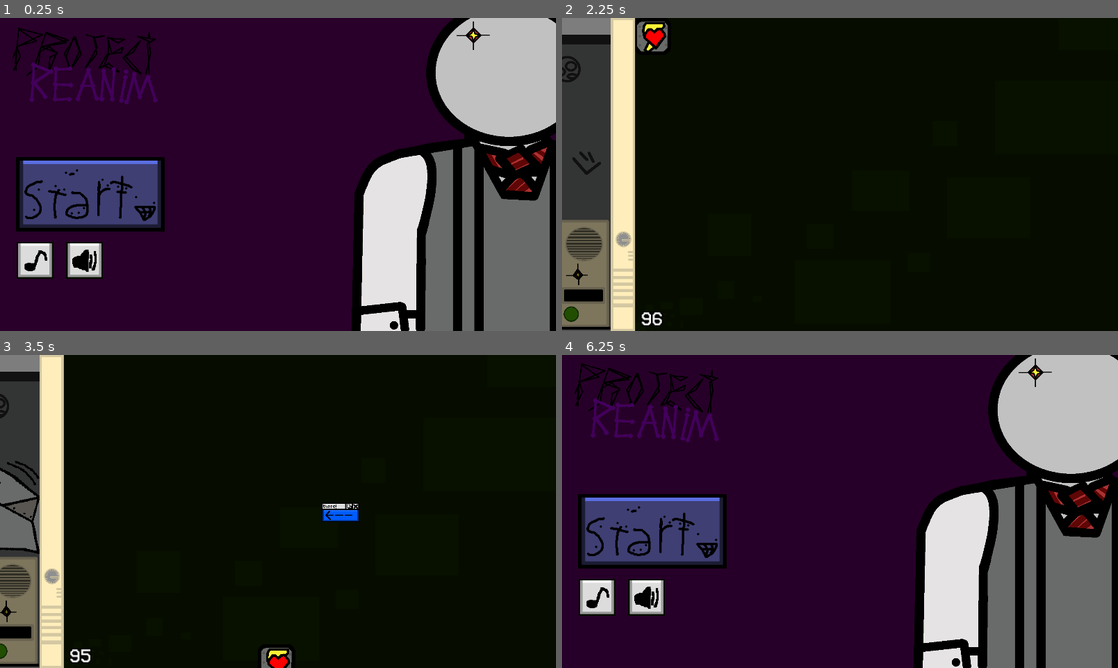
Above: before the commit, frames 1-4 (two rows, left to right).
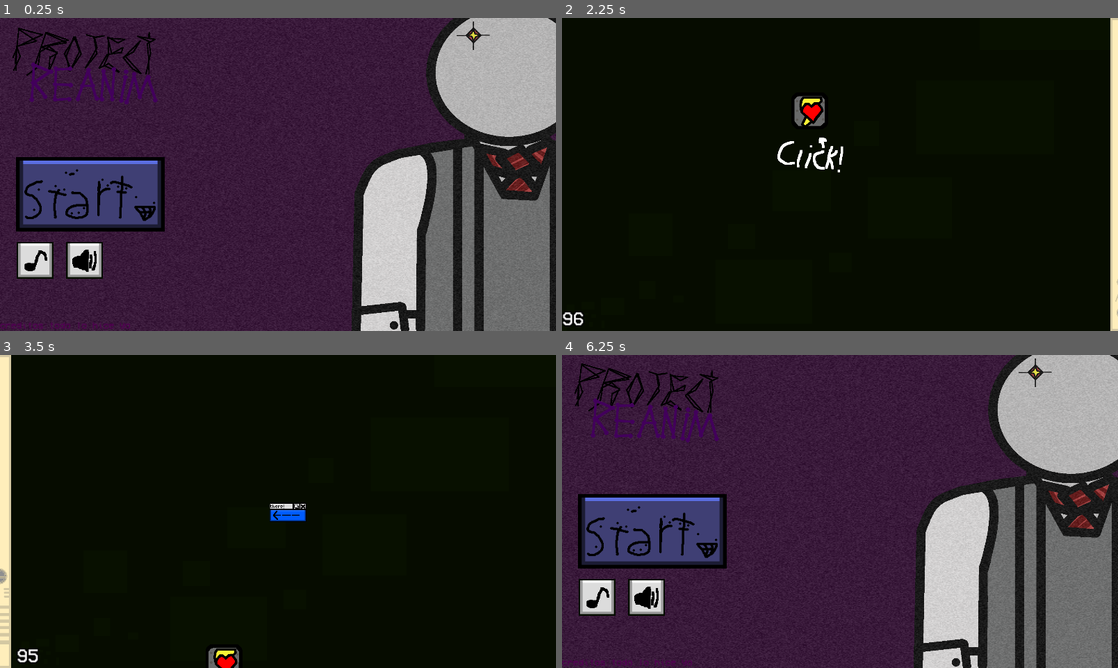
Above: after the commit, the same moments.

Repository: BrownChesee/computadorlolazo
Game: Godot game, scene res://title/title.tscn
Same seed, same stepped clock (60 frames per second), same inputs: the game is played once before the commit and once after it. Sound files missing from this copy of the repository are replaced by a short silence.
Inputs (mouse positions are in pixels of both pictures, inside the frame that each line leads up to; where the layout moved, square brackets give the same spot in the first picture):
- Up to frame 1 (0.25 s): no input
- Up to frame 2 (2.25 s): click (650, 193) at 0.5 s; click (706, 177) at 1.25 s; click (862, 111) [623, 36] at 2 s
- Up to frame 3 (3.5 s): click (250, 448) [88, 373] at 2.75 s
- Up to frame 4 (6.25 s): move the mouse to (962, 495) at 3.52 s; tap E (E) at 3.6, 6.05 s; tap W (W) at 3.8, 4.35 s; tap Enter at 4.25 s; move the mouse to (728, 527) at 4.27 s; click (728, 527) at 4.55 s; move the mouse to (895, 442) at 5.02 s; hold Space (punch) 5.03-5.78 s; click (895, 442) at 5.1 s; tap R (reset) at 5.75 s; move the mouse to (812, 574) at 5.77 s; tap Space (punch) at 5.85 s

The runs differ from the first frame. In frame 1, 38% of the frame differs, in the area x 0-100%, y 0-100%; in frame 2, 15%; in frame 3, 12%; in frame 4, 40%.

Commit message:
hotdog

Diff:
--- a/Entidades/Entidades.gd
+++ b/Entidades/Entidades.gd
@@ -21,7 +21,7 @@
 	s.connect("perdiste", Callable(self, "peldite"))
 	add_child(s)
 	$skull.start(randi_range(8,11))
-	enemigos += 1
+
 
 
 func _on_node_anuncio():
--- a/Entidades/P.C.M/P_C_M.gd
+++ b/Entidades/P.C.M/P_C_M.gd
@@ -72,13 +72,13 @@
 		$Area2D/Sprite2D.set_deferred("visible",true)
 
 
-func _on_animation_player_animation_finished(punched):
+func _on_animation_player_animation_finished(_punched):
 	$Area2D/Sprite2D/AnimationPlayer.play("wave")
 
 
-func _on_animation_player_animation_finished2(move):
+func _on_animation_player_animation_finished2(_move):
 	$Area2D/Sprite2D.set_deferred("visible",false)
 
 
-func _on_animation_player_animation_finished3(punch):
+func _on_animation_player_animation_finished3(_punch):
 	$Area2D/Sprite2D/AnimationPlayer.play("wave")
--- a/Entidades/Taunt/Taunt.gd
+++ b/Entidades/Taunt/Taunt.gd
@@ -59,3 +59,4 @@
 			$Sprite2D.frame = 4
 		if wrong or wrong2_the_secuel:
 			emit_signal("not_cool")
+			print_debug("j")
--- a/Entidades/Taunt/Taunt.tscn
+++ b/Entidades/Taunt/Taunt.tscn
@@ -26,7 +26,7 @@
 autostart = true
 
 [node name="Taunt" type="Timer" parent="."]
-wait_time = 1.5
+wait_time = 3.0
 one_shot = true
 
 [node name="Cool!" type="AudioStreamPlayer" parent="."]
--- a/Entidades/anuncio/anuncio.gd
+++ b/Entidades/anuncio/anuncio.gd
@@ -5,7 +5,7 @@
 func _ready():
 	position.x = randi_range(0,1000)
 	position.y = randi_range(0,600)
-	$Sprite2D.frame = randi_range(0,11)
+	$Sprite2D.frame = randi_range(0,12)
 
 
 func _on_pressed():
--- a/Entidades/anuncio/anuncio.tscn
+++ b/Entidades/anuncio/anuncio.tscn
@@ -1,7 +1,7 @@
 [gd_scene load_steps=7 format=3 uid="uid://dws0p4dfkgsi"]
 
 [ext_resource type="Script" path="res://Entidades/anuncio/anuncio.gd" id="1_1ofns"]
-[ext_resource type="Texture2D" uid="uid://be7lwplh26p1r" path="res://Entidades/anuncio/Sprite-anuncio-Shee2t.png" id="2_lwxn6"]
+[ext_resource type="Texture2D" uid="uid://b7uyestclmt20" path="res://Entidades/anuncio/Sprite-anuncio-Sheet3.png" id="2_dsqpx"]
 [ext_resource type="AudioStream" uid="uid://b1ys724girx0b" path="res://charger/universfield-click-button-140881.mp3" id="3_04ece"]
 
 [sub_resource type="StyleBoxEmpty" id="StyleBoxEmpty_1dnyx"]
@@ -31,10 +31,10 @@
 
 [node name="Sprite2D" type="Sprite2D" parent="."]
 position = Vector2(256, 128)
-texture = ExtResource("2_lwxn6")
+texture = ExtResource("2_dsqpx")
 hframes = 2
-vframes = 6
-frame = 11
+vframes = 7
+frame = 12
 
 [node name="AudioStreamPlayer" type="AudioStreamPlayer" parent="."]
 stream = ExtResource("3_04ece")
--- a/Entidades/malware/malware.tscn
+++ b/Entidades/malware/malware.tscn
@@ -1,8 +1,8 @@
-[gd_scene load_steps=18 format=3 uid="uid://dwyhpx0p5fpxm"]
+[gd_scene load_steps=18 format=3]
 
 [ext_resource type="Script" path="res://Entidades/malware/malware.gd" id="1_t3288"]
 [ext_resource type="Texture2D" uid="uid://oha03n5autc4" path="res://Entidades/malware/Sprite-slect-Sheet.png" id="2_qwod1"]
-[ext_resource type="FontFile" uid="uid://chmeirxsivunu" path="res://PantallaPrincipal/VCR_OSD_MONO_1.001.ttf" id="3_rrcg3"]
+[ext_resource type="FontFile" uid="uid://chmeirxsivunu" path="res://title/VCR_OSD_MONO_1.001.ttf" id="3_rrcg3"]
 
 [sub_resource type="Animation" id="Animation_ksh6t"]
 length = 0.001
--- a/Entidades/skull.png/skull.gd
+++ b/Entidades/skull.png/skull.gd
@@ -11,9 +11,8 @@
 			$punch.play()
 		position.y += 100
 	if virus > 3:
+		virus = 0
 		emit_signal("perdiste")
-
-
 func _on_visible_on_screen_notifier_2d_screen_exited():
 	virus = 0
 	queue_free()
--- a/Entidades/wiresea/wiresea.gd
+++ b/Entidades/wiresea/wiresea.gd
@@ -13,6 +13,8 @@
 	wires -= 250 * delta
 	var fix = Input.is_action_pressed("punch")
 	if fix:
-		wires += 7
+		wires += 360 * delta
 	if wires < 1 or wires > 1075:
 		emit_signal("ABANDONED")
+		wires = 500
+		print_debug("j")
--- a/PantallaPrincipal/main.gd
+++ b/PantallaPrincipal/main.gd
@@ -15,7 +15,7 @@
 		emit_signal("perdiste")
 
 
-func _process(delta):
+func _process(_delta):
 	if Loads.sfx == false:
 		if supervivencia < 30 and $Heartbeat.playing == false:
 			$Heartbeat.play()
--- a/PantallaPrincipal/pantalla_pricipal.tscn
+++ b/PantallaPrincipal/pantalla_pricipal.tscn
@@ -1,8 +1,8 @@
-[gd_scene load_steps=6 format=3 uid="uid://cpgdhgy2g2at7"]
+[gd_scene load_steps=6 format=3 uid="uid://kn50d1rhuccj"]
 
 [ext_resource type="Script" path="res://PantallaPrincipal/main.gd" id="1_cabl2"]
-[ext_resource type="PackedScene" uid="uid://b7joycgm6lby7" path="res://charger/charger.tscn" id="1_cnn81"]
-[ext_resource type="FontFile" uid="uid://chmeirxsivunu" path="res://PantallaPrincipal/VCR_OSD_MONO_1.001.ttf" id="3_ndh1i"]
+[ext_resource type="PackedScene" uid="uid://es0eyjfo12il" path="res://charger/charger.tscn" id="1_cnn81"]
+[ext_resource type="FontFile" uid="uid://chmeirxsivunu" path="res://title/VCR_OSD_MONO_1.001.ttf" id="3_ndh1i"]
 [ext_resource type="AudioStream" uid="uid://4xscp32vm2uv" path="res://PantallaPrincipal/tbsfx-heartbeat-415837 (1).mp3" id="4_tiqp7"]
 
 [sub_resource type="LabelSettings" id="LabelSettings_fh2dx"]
@@ -30,7 +30,7 @@
 
 [node name="Heartbeat" type="AudioStreamPlayer" parent="."]
 stream = ExtResource("4_tiqp7")
-volume_db = -6.0
+volume_db = 3.0
 
 [connection signal="presionado" from="Button" to="." method="_on_button_presionado"]
 [connection signal="timeout" from="Timer" to="." method="_on_timer_timeout"]
--- a/charger/charger.gd
+++ b/charger/charger.gd
@@ -8,3 +8,9 @@
 	emit_signal("presionado")
 	if Loads.sfx == false:
 		$sound.play()
+
+
+
+func _ready():
+	position.x = randi_range(0,1800)
+	position.y = randi_range(0,1000)
--- a/charger/charger.tscn
+++ b/charger/charger.tscn
@@ -1,8 +1,9 @@
-[gd_scene load_steps=9 format=3 uid="uid://b7joycgm6lby7"]
+[gd_scene load_steps=13 format=3 uid="uid://es0eyjfo12il"]
 
 [ext_resource type="Texture2D" uid="uid://c6kfs8gflbl2k" path="res://charger/Sprite-chargerbbb.png" id="1_3oir8"]
 [ext_resource type="Script" path="res://charger/charger.gd" id="1_rv3ls"]
 [ext_resource type="AudioStream" uid="uid://b1ys724girx0b" path="res://charger/universfield-click-button-140881.mp3" id="3_k7djc"]
+[ext_resource type="Texture2D" uid="uid://tny2njmlhnbh" path="res://charger/Sprite-click.png" id="4_1beoh"]
 
 [sub_resource type="StyleBoxEmpty" id="StyleBoxEmpty_xojj3"]
 
@@ -13,6 +14,43 @@
 [sub_resource type="StyleBoxEmpty" id="StyleBoxEmpty_1dofa"]
 
 [sub_resource type="StyleBoxEmpty" id="StyleBoxEmpty_heu35"]
+
+[sub_resource type="Animation" id="Animation_m5swy"]
+length = 0.001
+tracks/0/type = "value"
+tracks/0/imported = false
+tracks/0/enabled = true
+tracks/0/path = NodePath(".:modulate")
+tracks/0/interp = 1
+tracks/0/loop_wrap = true
+tracks/0/keys = {
+"times": PackedFloat32Array(0),
+"transitions": PackedFloat32Array(1),
+"update": 0,
+"values": [Color(1, 1, 1, 1)]
+}
+
+[sub_resource type="Animation" id="Animation_lqgqa"]
+resource_name = "fadeing"
+length = 9.0
+tracks/0/type = "value"
+tracks/0/imported = false
+tracks/0/enabled = true
+tracks/0/path = NodePath(".:modulate")
+tracks/0/interp = 1
+tracks/0/loop_wrap = true
+tracks/0/keys = {
+"times": PackedFloat32Array(0, 5.9, 9),
+"transitions": PackedFloat32Array(1, 1, 1),
+"update": 0,
+"values": [Color(1, 1, 1, 1), Color(1, 1, 1, 1), Color(1, 1, 1, 0)]
+}
+
+[sub_resource type="AnimationLibrary" id="AnimationLibrary_yu868"]
+_data = {
+"RESET": SubResource("Animation_m5swy"),
+"fadeing": SubResource("Animation_lqgqa")
+}
 
 [node name="Button" type="Button"]
 offset_right = 128.0
@@ -30,4 +68,14 @@
 stream = ExtResource("3_k7djc")
 volume_db = -12.0
 
+[node name="Sprite2D" type="Sprite2D" parent="."]
+position = Vector2(63, 213)
+texture = ExtResource("4_1beoh")
+
+[node name="AnimationPlayer" type="AnimationPlayer" parent="Sprite2D"]
+autoplay = "fadeing"
+libraries = {
+"": SubResource("AnimationLibrary_yu868")
+}
+
 [connection signal="pressed" from="." to="." method="_on_pressed"]
--- a/main/main.gd
+++ b/main/main.gd
@@ -17,7 +17,7 @@
 	tuviste " + str(enemigos) + " enemigos,
 	apreta R para reiniciar"
 	get_tree().paused = true
-func _process(delta):
+func _process(_delta):
 	$Sprite2D.z_index = 101
 	$GameOver.z_index = 102
 	$GameOver/Label2.z_index = 103
--- a/main/main.tscn
+++ b/main/main.tscn
@@ -1,13 +1,13 @@
-[gd_scene load_steps=16 format=3 uid="uid://bgatjk4lb3ycc"]
-
-[ext_resource type="PackedScene" uid="uid://cpgdhgy2g2at7" path="res://PantallaPrincipal/pantalla_pricipal.tscn" id="1_hxayl"]
+[gd_scene load_steps=16 format=3 uid="uid://yo64d1s4e1q8"]
+
+[ext_resource type="PackedScene" uid="uid://kn50d1rhuccj" path="res://PantallaPrincipal/pantalla_pricipal.tscn" id="1_hxayl"]
 [ext_resource type="Script" path="res://main/main.gd" id="1_txr34"]
 [ext_resource type="PackedScene" uid="uid://dvuktfxac4o2o" path="res://Entidades/Entidades.tscn" id="2_43el8"]
 [ext_resource type="Texture2D" uid="uid://cay5p77n8564j" path="res://main/Sprite-bacbakground-Sheet.png" id="2_oyyqj"]
 [ext_resource type="Texture2D" uid="uid://pkwdp1nerfdi" path="res://main/Sprite-fondo.png" id="3_2t531"]
 [ext_resource type="Texture2D" uid="uid://ba6pocav7v6vf" path="res://main/borde.png" id="5_7mb0k"]
 [ext_resource type="PackedScene" uid="uid://bmqh70s3utk2s" path="res://main/camera/caamera.tscn" id="5_wqivd"]
-[ext_resource type="FontFile" uid="uid://chmeirxsivunu" path="res://PantallaPrincipal/VCR_OSD_MONO_1.001.ttf" id="8_cc11b"]
+[ext_resource type="FontFile" uid="uid://chmeirxsivunu" path="res://title/VCR_OSD_MONO_1.001.ttf" id="8_xbr74"]
 [ext_resource type="PackedScene" uid="uid://dp73h606gr46v" path="res://musica/musica.tscn" id="9_641f2"]
 
 [sub_resource type="Gradient" id="Gradient_dyl4h"]
@@ -129,7 +129,7 @@
 }
 
 [sub_resource type="LabelSettings" id="LabelSettings_fcxul"]
-font = ExtResource("8_cc11b")
+font = ExtResource("8_xbr74")
 font_size = 64
 
 [node name="Main" type="Node"]
--- a/musica/musica.gd
+++ b/musica/musica.gd
@@ -4,7 +4,8 @@
 	"res://musica/musica/Fashion Overdrive (From Denshattack!) [ueeOIkBL2Pk].mp3",
 	"res://musica/musica/Finger Lakes (Goldenfriedrich's Theme) - Five Nights at Friedrich's OST [bNIDRvFbS0Y].mp3",
 	"res://musica/musica/Klagmar's Top VGM #4,231 - GLASS - The Rat Race [_Ws5e2ZE4sQ].mp3",
-	"res://musica/musica/Untitled Tag Game OST ｜ SODA STREET [dmKRH8lY8-o].mp3"
+	"res://musica/musica/Untitled Tag Game OST ｜ SODA STREET [dmKRH8lY8-o].mp3",
+	"res://musica/musica/AUD-20260725-WA0001.mp3"
 ]
 var Bus = "New Bus"
 
@@ -22,7 +23,7 @@
 
 
 func encontrar_cancion():
-	var cancion = randi_range(0,4)
+	var cancion = randi_range(0,5)
 	stream = load(canciones[cancion])
 	play()
 
--- a/title/title.gd
+++ b/title/title.gd
@@ -10,7 +10,7 @@
 	$Sprite2D/AnimationPlayer.play("fade_out")
 func _on_frame_changer_timeout():
 	$Sprite2D.frame = randi_range(0,2)
-func _on_animation_player_animation_finished(fade_out):
+func _on_animation_player_animation_finished(_fade_out):
 	$Timer.start()
 func _on_button_pressed():
 	Loads.load_main()
@@ -37,3 +37,13 @@
 	else:
 		Loads.sfx = false
 		$sonido.icon = load(boton_sfxs)
+func _on_static_timeout():
+	$static.texture.noise.seed = randi_range(1,8)
+func _process(delta):
+	if Loads.mutted == true:
+		$musica2.volume_db = -999
+	else:
+		$musica2.volume_db = 0
+
+	if $musica2.playing == false:
+		$musica2.play()
--- a/title/title.tscn
+++ b/title/title.tscn
@@ -6,6 +6,8 @@
 [ext_resource type="Texture2D" uid="uid://bxanwijl47be6" path="res://title/Sprite-button.png" id="4_whw3m"]
 [ext_resource type="Texture2D" uid="uid://tslws8nmkpnd" path="res://title/Sprite-music1.png" id="5_ay1l5"]
 [ext_resource type="Texture2D" uid="uid://b4767dhmhm4r6" path="res://title/Sprite-sound1.png" id="6_k0r26"]
+[ext_resource type="FontFile" uid="uid://chmeirxsivunu" path="res://title/VCR_OSD_MONO_1.001.ttf" id="7_h0npr"]
+[ext_resource type="AudioStream" uid="uid://76pfvv1qqxng" path="res://title/Montag (Title Screen) - Five Nights at Friedrich's OST.mp3" id="8_k50eh"]
 
 [sub_resource type="Gradient" id="Gradient_5th6h"]
 offsets = PackedFloat32Array(1)
@@ -52,6 +54,54 @@
 "color": SubResource("Animation_imhcf")
 }
 
+[sub_resource type="Animation" id="Animation_7gg4j"]
+length = 0.001
+tracks/0/type = "value"
+tracks/0/imported = false
+tracks/0/enabled = true
+tracks/0/path = NodePath(".:modulate")
+tracks/0/interp = 1
+tracks/0/loop_wrap = true
+tracks/0/keys = {
+"times": PackedFloat32Array(0),
+"transitions": PackedFloat32Array(1),
+"update": 0,
+"values": [Color(1, 1, 1, 1)]
+}
+
+[sub_resource type="Animation" id="Animation_guuip"]
+resource_name = "fade_out"
+length = 16.0
+tracks/0/type = "value"
+tracks/0/imported = false
+tracks/0/enabled = true
+tracks/0/path = NodePath(".:modulate")
+tracks/0/interp = 1
+tracks/0/loop_wrap = true
+tracks/0/keys = {
+"times": PackedFloat32Array(0, 8, 16),
+"transitions": PackedFloat32Array(1, 1, 1),
+"update": 0,
+"values": [Color(1, 1, 1, 1), Color(1, 1, 1, 0), Color(1, 1, 1, 1)]
+}
+
+[sub_resource type="AnimationLibrary" id="AnimationLibrary_7dep8"]
+_data = {
+"RESET": SubResource("Animation_7gg4j"),
+"fade_out": SubResource("Animation_guuip")
+}
+
+[sub_resource type="Gradient" id="Gradient_dc6n5"]
+colors = PackedColorArray(0, 0, 0, 0.392157, 1, 1, 1, 0.392157)
+
+[sub_resource type="FastNoiseLite" id="FastNoiseLite_xdq8o"]
+noise_type = 0
+frequency = 0.8
+
+[sub_resource type="NoiseTexture2D" id="NoiseTexture2D_eph1a"]
+color_ramp = SubResource("Gradient_dc6n5")
+noise = SubResource("FastNoiseLite_xdq8o")
+
 [sub_resource type="Animation" id="Animation_u46rl"]
 length = 0.001
 loop_mode = 1
@@ -91,43 +141,6 @@
 "spin": SubResource("Animation_uj8q4")
 }
 
-[sub_resource type="Animation" id="Animation_7gg4j"]
-length = 0.001
-tracks/0/type = "value"
-tracks/0/imported = false
-tracks/0/enabled = true
-tracks/0/path = NodePath(".:modulate")
-tracks/0/interp = 1
-tracks/0/loop_wrap = true
-tracks/0/keys = {
-"times": PackedFloat32Array(0),
-"transitions": PackedFloat32Array(1),
-"update": 0,
-"values": [Color(1, 1, 1, 1)]
-}
-
-[sub_resource type="Animation" id="Animation_guuip"]
-resource_name = "fade_out"
-length = 16.0
-tracks/0/type = "value"
-tracks/0/imported = false
-tracks/0/enabled = true
-tracks/0/path = NodePath(".:modulate")
-tracks/0/interp = 1
-tracks/0/loop_wrap = true
-tracks/0/keys = {
-"times": PackedFloat32Array(0, 8, 16),
-"transitions": PackedFloat32Array(1, 1, 1),
-"update": 0,
-"values": [Color(1, 1, 1, 1), Color(1, 1, 1, 0), Color(1, 1, 1, 1)]
-}
-
-[sub_resource type="AnimationLibrary" id="AnimationLibrary_7dep8"]
-_data = {
-"RESET": SubResource("Animation_7gg4j"),
-"fade_out": SubResource("Animation_guuip")
-}
-
 [sub_resource type="StyleBoxEmpty" id="StyleBoxEmpty_qctt8"]
 
 [sub_resource type="StyleBoxEmpty" id="StyleBoxEmpty_7y47c"]
@@ -157,6 +170,11 @@
 [sub_resource type="StyleBoxEmpty" id="StyleBoxEmpty_grury"]
 
 [sub_resource type="StyleBoxEmpty" id="StyleBoxEmpty_kdi87"]
+
+[sub_resource type="LabelSettings" id="LabelSettings_7o0ur"]
+font = ExtResource("7_h0npr")
+font_size = 32
+font_color = Color(0.313726, 0, 0.317647, 1)
 
 [node name="Control" type="Control"]
 layout_mode = 3
@@ -183,8 +201,36 @@
 "": SubResource("AnimationLibrary_ul7s6")
 }
 
+[node name="Sprite2D" type="Sprite2D" parent="."]
+position = Vector2(1440, 540)
+texture = ExtResource("2_w4gh4")
+hframes = 3
+
+[node name="AnimationPlayer" type="AnimationPlayer" parent="Sprite2D"]
+libraries = {
+"": SubResource("AnimationLibrary_7dep8")
+}
+
+[node name="FrameChanger" type="Timer" parent="Sprite2D"]
+wait_time = 8.0
+one_shot = true
+
+[node name="static" type="TextureRect" parent="."]
+modulate = Color(1, 1, 1, 0.509804)
+layout_mode = 1
+anchors_preset = 15
+anchor_right = 1.0
+anchor_bottom = 1.0
+grow_horizontal = 2
+grow_vertical = 2
+texture = SubResource("NoiseTexture2D_eph1a")
+metadata/_edit_use_anchors_ = true
+
+[node name="statictimer" type="Timer" parent="static"]
+wait_time = 0.2
+autostart = true
+
 [node name="TextureRect" type="TextureRect" parent="."]
-layout_mode = 0
 offset_left = 40.0
 offset_top = 40.0
 offset_right = 552.0
@@ -197,20 +243,6 @@
 libraries = {
 "": SubResource("AnimationLibrary_qtjya")
 }
-
-[node name="Sprite2D" type="Sprite2D" parent="."]
-position = Vector2(1440, 540)
-texture = ExtResource("2_w4gh4")
-hframes = 3
-
-[node name="AnimationPlayer" type="AnimationPlayer" parent="Sprite2D"]
-libraries = {
-"": SubResource("AnimationLibrary_7dep8")
-}
-
-[node name="FrameChanger" type="Timer" parent="Sprite2D"]
-wait_time = 8.0
-one_shot = true
 
 [node name="Timer" type="Timer" parent="."]
 wait_time = 10.0
@@ -270,9 +302,24 @@
 theme_override_styles/focus = SubResource("StyleBoxEmpty_kdi87")
 icon = ExtResource("6_k0r26")
 
+[node name="creditos" type="Label" parent="."]
+layout_mode = 1
+anchors_preset = 2
+anchor_top = 1.0
+anchor_bottom = 1.0
+offset_top = -35.0
+offset_right = 465.0
+grow_vertical = 0
+text = "creditos:todo lo hice yo"
+label_settings = SubResource("LabelSettings_7o0ur")
+
+[node name="musica2" type="AudioStreamPlayer" parent="."]
+stream = ExtResource("8_k50eh")
+
 [connection signal="ready" from="." to="." method="_on_ready"]
 [connection signal="animation_finished" from="Sprite2D/AnimationPlayer" to="." method="_on_animation_player_animation_finished"]
 [connection signal="timeout" from="Sprite2D/FrameChanger" to="." method="_on_frame_changer_timeout"]
+[connection signal="timeout" from="static/statictimer" to="." method="_on_static_timeout"]
 [connection signal="timeout" from="Timer" to="." method="_on_timer_timeout"]
 [connection signal="pressed" from="Button" to="." method="_on_button_pressed"]
 [connection signal="pressed" from="musica" to="." method="_on_musica_pressed"]
Not shown: 1 places in Entidades/Entidades.tscn that only renumber resources
Not shown, added: charger/AUD-20260725-WA0001.mp3.import
Binary file added: charger/Sprite-click.png
Not shown, added: charger/Sprite-click.png.import
Not shown, added: export_presets.cfg
Not shown, added: musica/musica/AUD-20260725-WA0001.mp3.import
Not shown, added: title/Montag (Title Screen) - Five Nights at Friedrich's OST.mp3.import
Binary file added: title/Sprite-click.png
Not shown, added: title/Sprite-click.png.import
Renamed: PantallaPrincipal/VCR_OSD_MONO_1.001.ttf -> title/VCR_OSD_MONO_1.001.ttf
Not shown, changed: title/VCR_OSD_MONO_1.001.ttf.import
Not shown: 1 places in title/title.tscn that only renumber resources
(and 4 more such lines)
